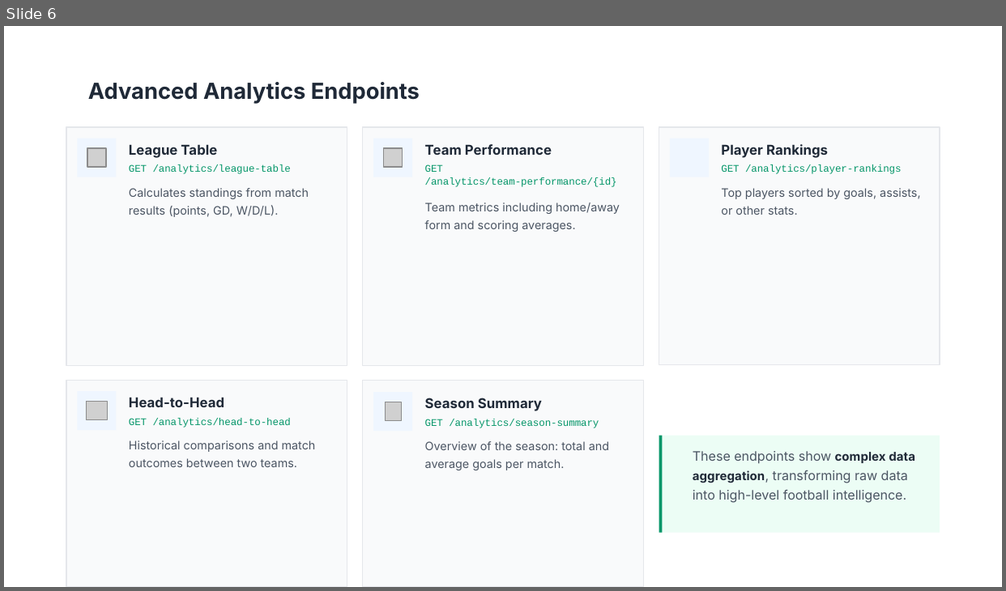
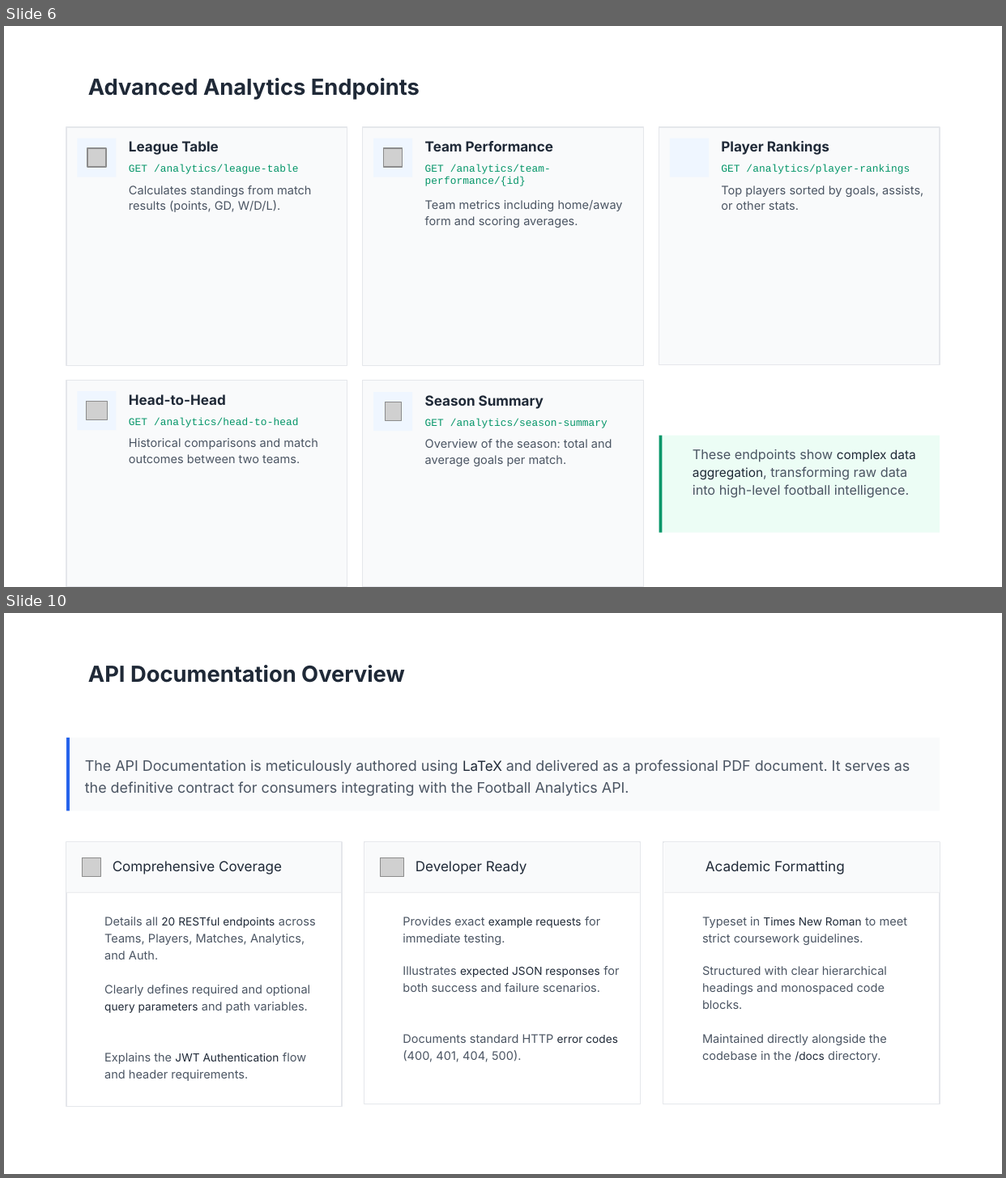
Before and after one commit to Leo-Chen-cs/Web-services-and-web-data-cw1, a slide deck: docs/Football_Analytics_API_-_Technical_Presentation.pptx. Shown one above the other, each under a label of ours: slide 6 before the commit, slides 6 and 10 after it; the slides between them are not shown. The pictures are 1006x591 and 1006x1178 pixels, drawn with LibreOffice and Linux fonts; fonts in the diff are those of the drawing; grey boxes stand for pictures; background and template pictures are left out. Boxes give left, top, right and bottom in pixels: in the first picture for what was removed or moved away, otherwise in the second. Text is boxed around its words. In the diff, an @@ line names an element or a change of style, - is before the commit and + after.

```diff
--- a/docs/Football_Analytics_API_-_Technical_Presentation.pptx
+++ b/docs/Football_Analytics_API_-_Technical_Presentation.pptx
@@ slide 10 added at (4, 613, 1002, 1174), background picture (left out) @@
@@ text added at (88, 665, 405, 683), 16 pt, text #1F2937, bold @@
+API Documentation Overview
@@ rectangle added at (66, 738, 939, 811), fill #F9FAFB @@
@@ rectangle added at (66, 738, 69, 811), fill #2563EB @@
@@ text added at (85, 760, 910, 796), 10.5 pt, text #4B5563 @@
+The API Documentation is meticulously authored using LaTeX and delivered as a professional PDF document. It serves as the definitive contract for consumers integrating with the Football Analytics API.
@@ rectangle added at (66, 842, 341, 1107), fill #FFFFFF, outline #E5E7EB 0.72 pt @@
@@ rectangle added at (66, 842, 340, 893), fill #F9FAFB @@
@@ rectangle added at (364, 842, 641, 1105), fill #FFFFFF, outline #E5E7EB 0.72 pt @@
@@ rectangle added at (364, 842, 640, 893), fill #F9FAFB @@
@@ rectangle added at (663, 842, 939, 1105), fill #FFFFFF, outline #E5E7EB 0.72 pt @@
@@ rectangle added at (663, 842, 939, 893), fill #F9FAFB @@
@@ picture added at (82, 858, 101, 876) @@
@@ text added at (113, 861, 282, 875), 10 pt, text #1F2937 @@
+Comprehensive Coverage
@@ picture added at (380, 858, 403, 876) @@
@@ text added at (415, 861, 527, 875), 10 pt, text #1F2937 @@
+Developer Ready
@@ text added at (705, 861, 845, 875), 10 pt, text #1F2937 @@
+Academic Formatting
@@ rectangle added at (66, 892, 340, 893), fill #E5E7EB @@
@@ rectangle added at (364, 892, 640, 893), fill #E5E7EB @@
@@ rectangle added at (663, 892, 939, 893), fill #E5E7EB @@
@@ text added at (104, 917, 316, 960), 8.5 pt, text #4B5563 @@
+Details all 20 RESTful endpoints across Teams, Players, Matches, Analytics, and Auth.
@@ text added at (403, 917, 600, 945), 8.5 pt, text #4B5563 @@
+Provides exact example requests for immediate testing.
@@ text added at (702, 917, 908, 945), 8.5 pt, text #4B5563 @@
+Typeset in Times New Roman to meet strict coursework guidelines.
@@ text added at (403, 966, 619, 992), 8.5 pt, text #4B5563 @@
+Illustrates expected JSON responses for both success and failure scenarios.
@@ text added at (702, 966, 887, 1009), 8.5 pt, text #4B5563 @@
+Structured with clear hierarchical headings and monospaced code blocks.
@@ text added at (104, 985, 310, 1013), 8.5 pt, text #4B5563 @@
+Clearly defines required and optional query parameters and path variables.
@@ text added at (403, 1034, 618, 1063), 8.5 pt, text #4B5563 @@
+Documents standard HTTP error codes (400, 401, 404, 500).
@@ text added at (702, 1034, 887, 1063), 8.5 pt, text #4B5563 @@
+Maintained directly alongside the codebase in the /docs directory.
@@ text added at (104, 1053, 306, 1081), 8.5 pt, text #4B5563 @@
+Explains the JWT Authentication flow and header requirements.
@@ slide 6 changed as well @@
@@ text "Advanced Analytics Endpoints" at (88, 78, 420, 100): line spacing 22pt to 1 @@
@@ size 9.9 to 10 pt; line spacing 14pt to 1 in 5 elements at (129, 141, 219, 155), (425, 141, 554, 152), (721, 141, 829, 155), (129, 395, 226, 405), (425, 395, 543, 409) @@
@@ size 7.3 to 7.5 pt; line spacing 9pt to 1 in 5 elements at (129, 165, 299, 174), (425, 165, 551, 186), (721, 165, 910, 174), (129, 417, 299, 428), (425, 418, 607, 429) @@
@@ size 8.3 to 8.5 pt; line spacing 13pt to 1.12 in 5 elements at (129, 186, 311, 212), (425, 200, 623, 228), (721, 186, 923, 210), (129, 438, 317, 463), (425, 439, 612, 467) @@
@@ text "These endpoints show complex data ..." at (692, 450, 916, 498): size 9.4 to 9.5 pt in "These endpoints show aggregation, transforming raw data ..."; size 8.8 to 9 pt, bold off in "complex data aggregation,"; line spacing 14pt to 1.12 @@
```
Also in this commit, not shown: 7 other slides changed, 3 other slides added, 1 slide removed, 3 other files.
